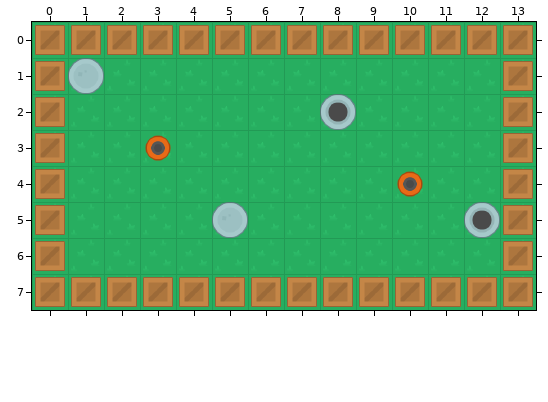
One commit to this Tiled map (JSON): bot-battles/data/maps/map.json. The picture above was drawn from the file before the commit.
Cells are 64x64 px. Shown: x 0..13, y 0..7.
After the commit:
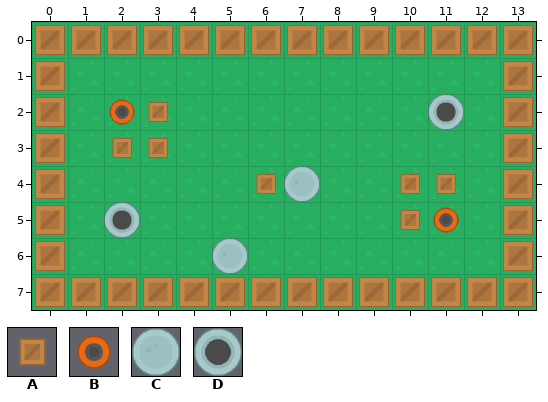
Key: from "map": A 129, B 197, C 358, D 367.
_ is an empty cell.
Objects are placed by their top-left corner, in cells (3,4 is the top-left corner of cell 3,4); size is 1x1 cell unless given.
The exact change:
Layer "wall":
y 2: x 3 _ -> A
y 3: x 2..3 __ -> AA
y 4: x 6 _ -> A; x 10..11 __ -> AA
y 5: x 10 _ -> A
Layer "botSpawner":
changed: B "botSpawner2" at 3,3 -> B "botSpawner2" at 2,2
changed: B "botSpawner1" at 10,4 -> B "botSpawner1" at 11,5
Layer "healthSpawner":
changed: C "healthSpawner" at 5,5 -> C "healthSpawner" at 7,4
changed: C "healthSpawner" at 1,1 -> C "healthSpawner" at 5,6
Layer "weaponSpawner":
changed: D "weaponSpawner" at 12,5 -> D "weaponSpawner" at 11,2
changed: D "weaponSpawner" at 8,2 -> D "weaponSpawner" at 2,5
Pixel boxes of the changes (left, top, right, bottom) in both pictures:
changed: (68, 58, 171, 161)
old place: (320, 94, 356, 130)
new place: (428, 94, 464, 130)
changed: (212, 166, 320, 274)
changed: (397, 171, 500, 238)
new place: (104, 202, 140, 238)
